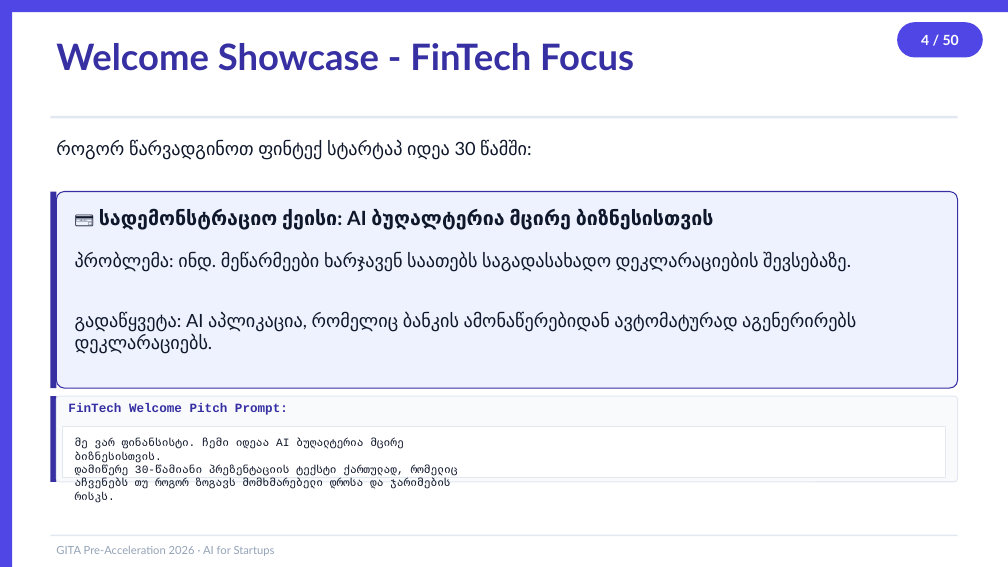
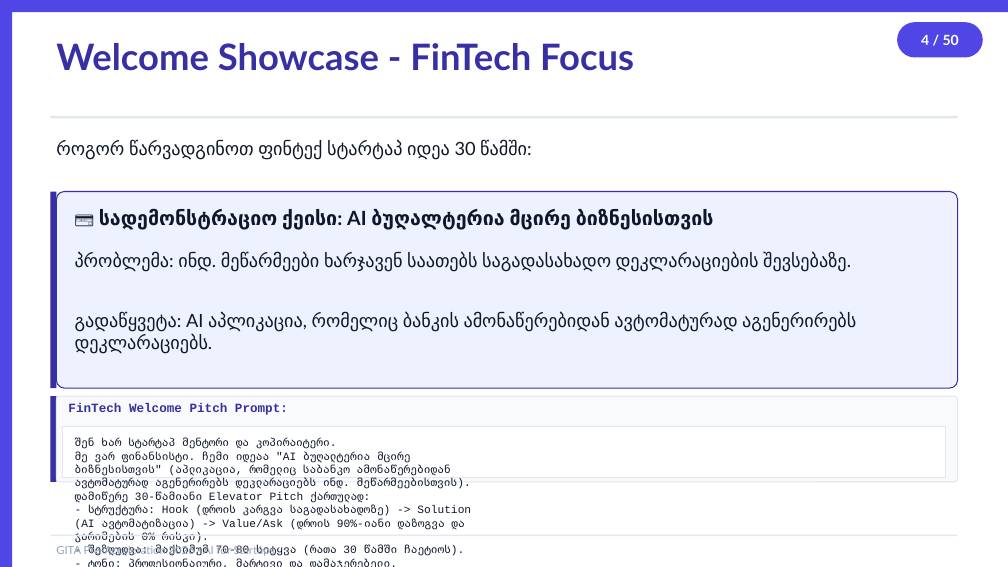
Before and after one commit to basilaia123/ai2026, a slide deck: slide 4 of GITA/Pre-Acceleration/2026-5h-AI-for-Startups/day1-slides.pptx. Drawn at 1008x567 pixels with LibreOffice and Linux fonts; fonts in the diff are those of the drawing. Boxes give left, top, right and bottom in pixels: in the first picture for what was removed or moved away, otherwise in the second. Text is boxed around its words. In the diff, an @@ line names an element or a change of style, - is before the commit and + after.

```diff
--- a/GITA/Pre-Acceleration/2026-5h-AI-for-Startups/day1-slides.pptx
+++ b/GITA/Pre-Acceleration/2026-5h-AI-for-Startups/day1-slides.pptx
@@ text at (75,437,471,556): text changed @@
-მე ვარ ფინანსისტი. ჩემი იდეაა AI ბუღალტერია მცირე
-ბიზნესისთვის.
-დამიწერე 30-წამიანი პრეზენტაციის ტექსტი ქართულად, რომელიც
-აჩვენებს თუ როგორ ზოგავს მომხმარებელი დროსა და ჯარიმების
-რისკს.
+შენ ხარ სტარტაპ მენტორი და კოპირაიტერი.
+მე ვარ ფინანსისტი. ჩემი იდეაა "AI ბუღალტერია მცირე
+ბიზნესისთვის" (აპლიკაცია, რომელიც საბანკო ამონაწერებიდან
+ავტომატურად აგენერირებს დეკლარაციებს ინდ. მეწარმეებისთვის).
+დამიწერე 30-წამიანი Elevator Pitch ქართულად:
+- სტრუქტურა: Hook (დროის კარგვა საგადასახადოზე) -> Solution
+(AI ავტომატიზაცია) -> Value/Ask (დროის 90%-იანი დაზოგვა და
+ჯარიმების 0% რისკი).
+- შეზღუდვა: მაქსიმუმ 70-80 სიტყვა (რათა 30 წამში ჩაეტიოს).
+- ტონი: პროფესიონალური, მარტივი და დამაჯერებელი.
```
Also in this commit, not shown: 2 other slides changed, 7 other files.
